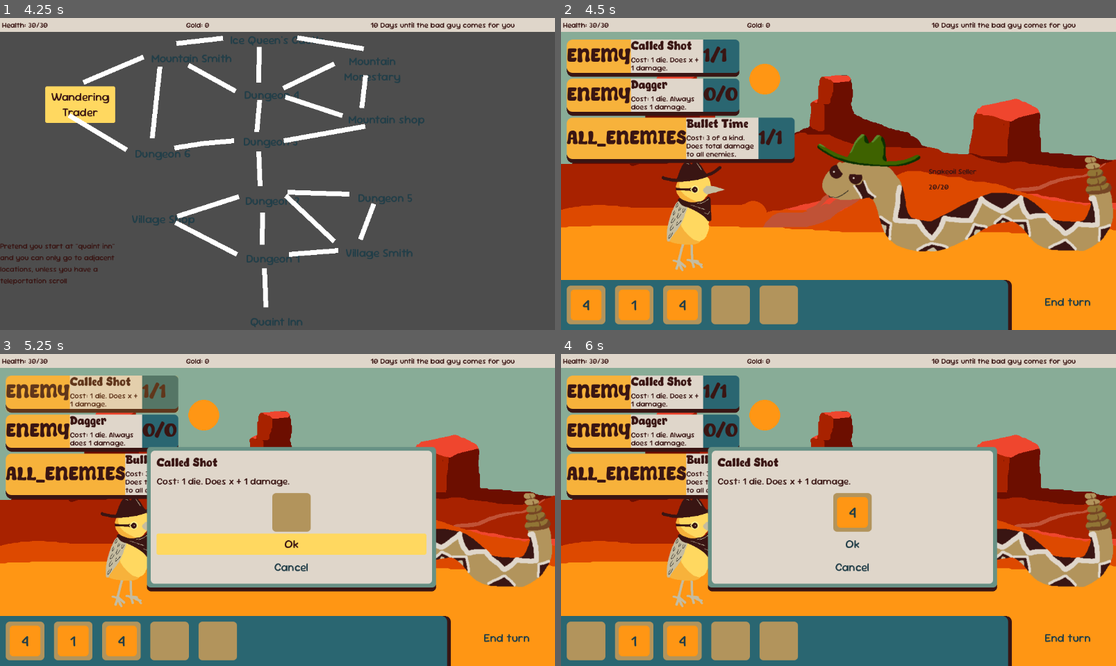
Above: before the commit, frames 1-4 (two rows, left to right).
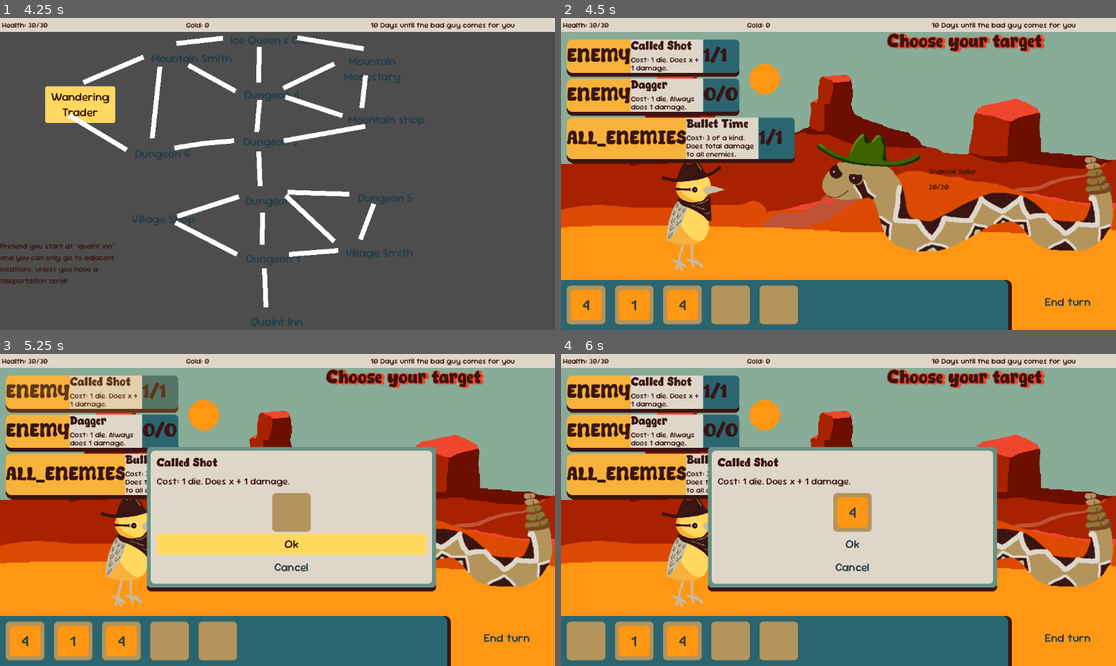
Above: after the commit, the same moments.

Repository: maryilewis/dice-game
Game: Godot game, scene res://main/main.tscn
Same seed, same stepped clock (60 frames per second), same inputs: the game is played once before the commit and once after it.
Inputs (mouse positions are in pixels of both pictures, inside the frame that each line leads up to):
- Up to frame 1 (4.25 s): click "Ice Queen's Castle" at 0.5 s; click "Mountain Monestary" at 1.25 s; click "Mountain shop" at 2 s; click "Mountain Smith" at 2.75 s; click "Wandering Trader" at 3.5 s
- Up to frame 2 (4.5 s): click "Dungeon 1" at 4.25 s
- Up to frame 3 (5.25 s): click (94, 394) at 5.02 s
- Up to frame 4 (6 s): click "4" at 5.75 s

Frame 1 is identical in both runs. In frame 2, 1.0% of the frame differs, in the area x 58-88%, y 4-11%; in frame 3, 1.0%; in frame 4, 1.0%.

Commit message:
update enemy hp, select target

Diff:
--- a/abilities/ability.gd
+++ b/abilities/ability.gd
@@ -40,6 +40,7 @@
 
 ## Array of ints
 func execute(dice_values: Array):
+	print(targets)
 	if target_type == TargetType.PLAYER:
 		targets = [player]
 	elif target_type == TargetType.ALL_ENEMIES:
--- /dev/null
+++ b/abilities/dynamite_ability.gd
@@ -0,0 +1,20 @@
+class_name DynamiteAbility extends Ability
+
+var modifier: int = 1
+
+func _init():
+	display_name = "Dynamite"
+	description = "Cost: any dice. Does n² damage (number of dice squared) to everyone, including player"
+	uses_per_turn = 1 # 0 for infinite
+	number_of_dice = 5 # TODO: how to have unlimited dice?
+	single_use = true
+	target_type = TargetType.EVERYONE
+
+
+func check_dice(_dice_values: Array) -> bool:
+	return true
+
+
+func _execute_on_targets(_targets: Array, dice_values: Array):
+	for target in targets:
+		target.take_damage(pow(len(dice_values), 2))
--- a/characters/character.gd
+++ b/characters/character.gd
@@ -9,10 +9,8 @@
 var block: int = 0
 
 
-
 func turn_reset():
 	block = 0
-
 
 
 func take_damage(amt: int, ignore_armor: bool = false):
--- a/characters/enemies/enemy_visual.gd
+++ b/characters/enemies/enemy_visual.gd
@@ -1,4 +1,6 @@
 class_name EnemyVisual extends Node2D
+
+signal pressed
 
 var enemy: Enemy:
 	set(value):
@@ -6,5 +8,13 @@
 		%Name.text = enemy.display_name
 		%HP.text = str(enemy.hp) + "/" + str(enemy.hp_max)
 		$Sprite2D.texture = load(enemy.image_path)
+		enemy.hp_changed.connect(_update_hp)
 	get():
 		return enemy
+
+
+func _on_button_pressed():
+	pressed.emit()
+
+func _update_hp(_amt):
+	%HP.text = str(enemy.hp) + "/" + str(enemy.hp_max)
--- a/characters/enemies/enemy_visual.tscn
+++ b/characters/enemies/enemy_visual.tscn
@@ -8,6 +8,17 @@
 
 [node name="Sprite2D" type="Sprite2D" parent="."]
 texture = ExtResource("2_us8be")
+
+[node name="Button" type="Button" parent="Sprite2D"]
+anchors_preset = 15
+anchor_right = 1.0
+anchor_bottom = 1.0
+offset_left = -353.5
+offset_top = -158.5
+offset_right = -353.5
+offset_bottom = -158.5
+grow_horizontal = 2
+grow_vertical = 2
 
 [node name="Name" type="Label" parent="."]
 unique_name_in_owner = true
@@ -22,3 +33,5 @@
 offset_top = -39.0
 offset_right = 87.0
 offset_bottom = -15.0
+
+[connection signal="pressed" from="Sprite2D/Button" to="." method="_on_button_pressed"]
--- a/locations/dungeon_visual.gd
+++ b/locations/dungeon_visual.gd
@@ -10,6 +10,12 @@
 @export var dungeon: Dungeon
 var dice: Array[int] = []
 var visible_ability_summary: AbilitySummary
+var selecting_targets: bool = false:
+	set(value):
+		selecting_targets = value
+		%ChooseTargetLabel.visible = value
+	get():
+		return selecting_targets
 
 
 func _ready():
@@ -22,12 +28,11 @@
 	print(dungeon.enemies)
 	var enemy_index = 0
 	for enemy in dungeon.enemies:
-		print("Hi, ", enemy.display_name)
 		var vis = ENEMY_VISUAL.instantiate()
 		vis.enemy = enemy
 		%EnemySpots.get_child(enemy_index).add_child(vis)
 		enemy_index += 1
-
+		vis.pressed.connect(_select_enemy.bind(vis))
 
 
 func _list_abilities():
@@ -50,11 +55,31 @@
 	visible_ability_summary.set_ability(ability)
 	visible_ability_summary.die_removed.connect(_on_die_returned)
 	visible_ability_summary.close_requested.connect(_close_ability_summary)
-	visible_ability_summary.ability_activated.connect(_activate_ability.bind(visible_ability_summary))
+	visible_ability_summary.ability_activated.connect(_activate_ability)
 
 
-func _activate_ability(ability_summary: AbilitySummary):
-	ability_summary.ability.execute(ability_summary.get_die_values())
+func _activate_ability():
+	if visible_ability_summary == null:
+		return
+	if visible_ability_summary.ability.target_type != Ability.TargetType.ENEMY:
+		_complete_ability()
+	else:
+		selecting_targets = true
+		visible_ability_summary.hide()
+
+
+func _select_enemy(vis: EnemyVisual):
+	if !selecting_targets:
+		return
+	visible_ability_summary.ability.targets = [vis.enemy]
+	_complete_ability()
+	selecting_targets = false
+
+
+func _complete_ability():
+	if visible_ability_summary == null:
+		return
+	visible_ability_summary.ability.execute(visible_ability_summary.get_die_values())
 	visible_ability_summary.queue_free()
 	dice = []
 	for child: IndividualDie in %DiceContainer.get_children():
@@ -63,8 +88,10 @@
 	# TODO update corresponding list item to reflect that an ability has been used
 
 
+# Cancel - close abilty without executing
 func _close_ability_summary():
 	print(_close_ability_summary)
+	selecting_targets = false
 	if visible_ability_summary != null:
 		for value in visible_ability_summary.get_die_values():
 			_on_die_returned(value)
--- a/locations/dungeon_visual.tscn
+++ b/locations/dungeon_visual.tscn
@@ -35,6 +35,25 @@
 offset_bottom = 658.0
 grow_horizontal = 2
 texture = ExtResource("2_8vgkd")
+
+[node name="ChooseTargetLabel" type="Label" parent="."]
+unique_name_in_owner = true
+layout_mode = 1
+anchors_preset = 1
+anchor_left = 1.0
+anchor_right = 1.0
+offset_left = -627.0
+offset_bottom = 40.0
+grow_horizontal = 0
+theme_type_variation = &"HeaderLarge"
+theme_override_colors/font_shadow_color = Color(0.9372549, 0.27450982, 0.18039216, 1)
+theme_override_colors/font_outline_color = Color(0.9372549, 0.27450982, 0.18039216, 1)
+theme_override_constants/shadow_offset_x = 5
+theme_override_constants/shadow_offset_y = 1
+theme_override_constants/outline_size = 5
+theme_override_constants/shadow_outline_size = 5
+text = "Choose your target"
+horizontal_alignment = 1
 
 [node name="VBoxContainer" type="VBoxContainer" parent="."]
 layout_mode = 1
Not shown, added: abilities/dynamite_ability.gd.uid
